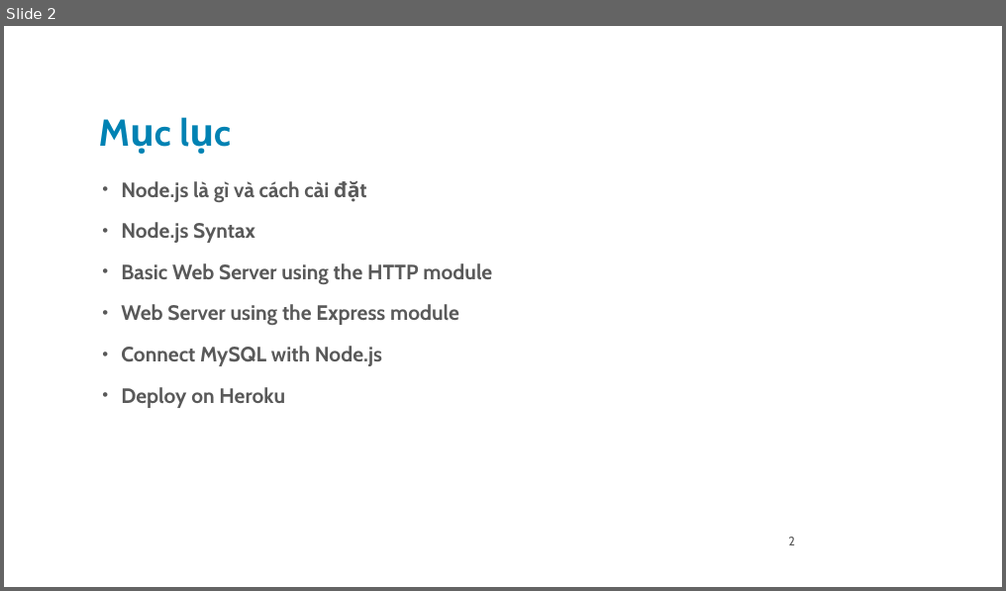
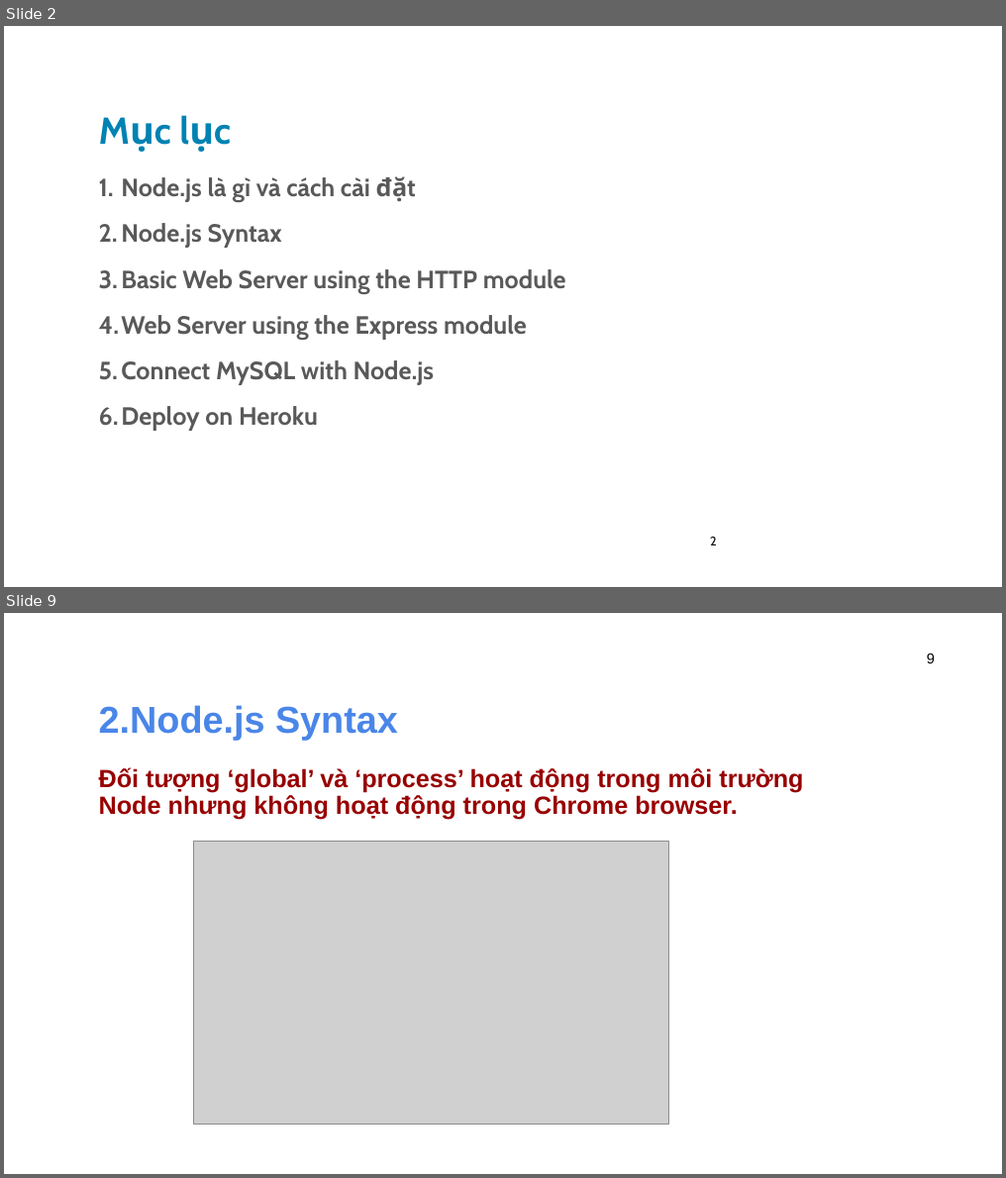
Before and after one commit to leqnam/Simple-Blog-NodeJs-MySQL-Heroku, a slide deck: powerpoint/ppt.pptx. Shown one above the other, each under a label of ours: slide 2 before the commit, slides 2 and 9 after it; the slides between them are not shown. The pictures are 1006x591 and 1006x1178 pixels, drawn with LibreOffice and Linux fonts; fonts in the diff are those of the drawing; grey boxes stand for pictures; background and template pictures are left out. Boxes give left, top, right and bottom in pixels: in the first picture for what was removed or moved away, otherwise in the second. Text is boxed around its words. In the diff, an @@ line names an element or a change of style, - is before the commit and + after.

```diff
--- a/powerpoint/ppt.pptx
+++ b/powerpoint/ppt.pptx
@@ slide 9 added at <box>4,613,1002,1174</box>, background picture (left out) @@
@@ page number added at <box>927,653,935,663</box>, 14 pt, text #000000 @@
+9
@@ title added at <box>99,705,398,740</box>, 36 pt, text #4A86E8, bold @@
+2.Node.js Syntax
@@ text added at <box>99,767,803,820</box>, 24 pt, text #980000, bold @@
+Đối tượng ‘global’ và ‘process’ hoạt động trong môi trường Node nhưng không hoạt động trong Chrome browser.
@@ picture added at <box>193,842,668,1124</box> @@
@@ slide 2 changed as well @@
@@ title "Mục lục": place and size @@
-title "Mục lục" at <box>91,70,802,157</box>
+title "Mục lục" at <box>91,98,802,156</box>
@@ title "Mục lục" at <box>91,98,802,156</box>: text colour #0083B3 to #0082B3 @@
@@ text "Node.js là gì và cách ..." at <box>99,177,566,431</box>: size 20 to 24 pt; bullet • to 1.; less space between paragraphs @@
@@ page number at <box>710,537,717,546</box>: text colour #595959 to #000000; alignment right to left @@
```
Also in this commit, not shown: 2 other slides changed, 37 other slides added, 6 slides removed.
